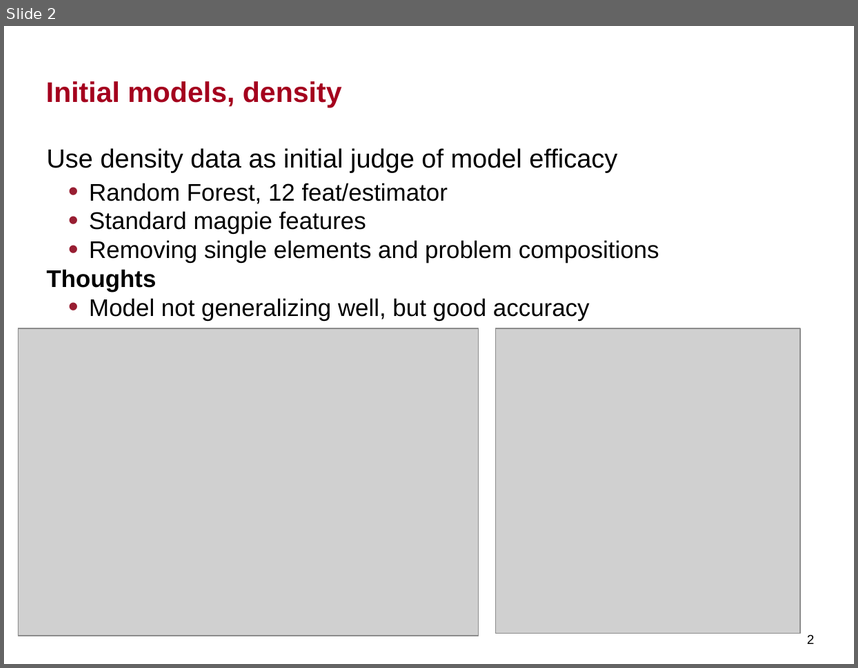
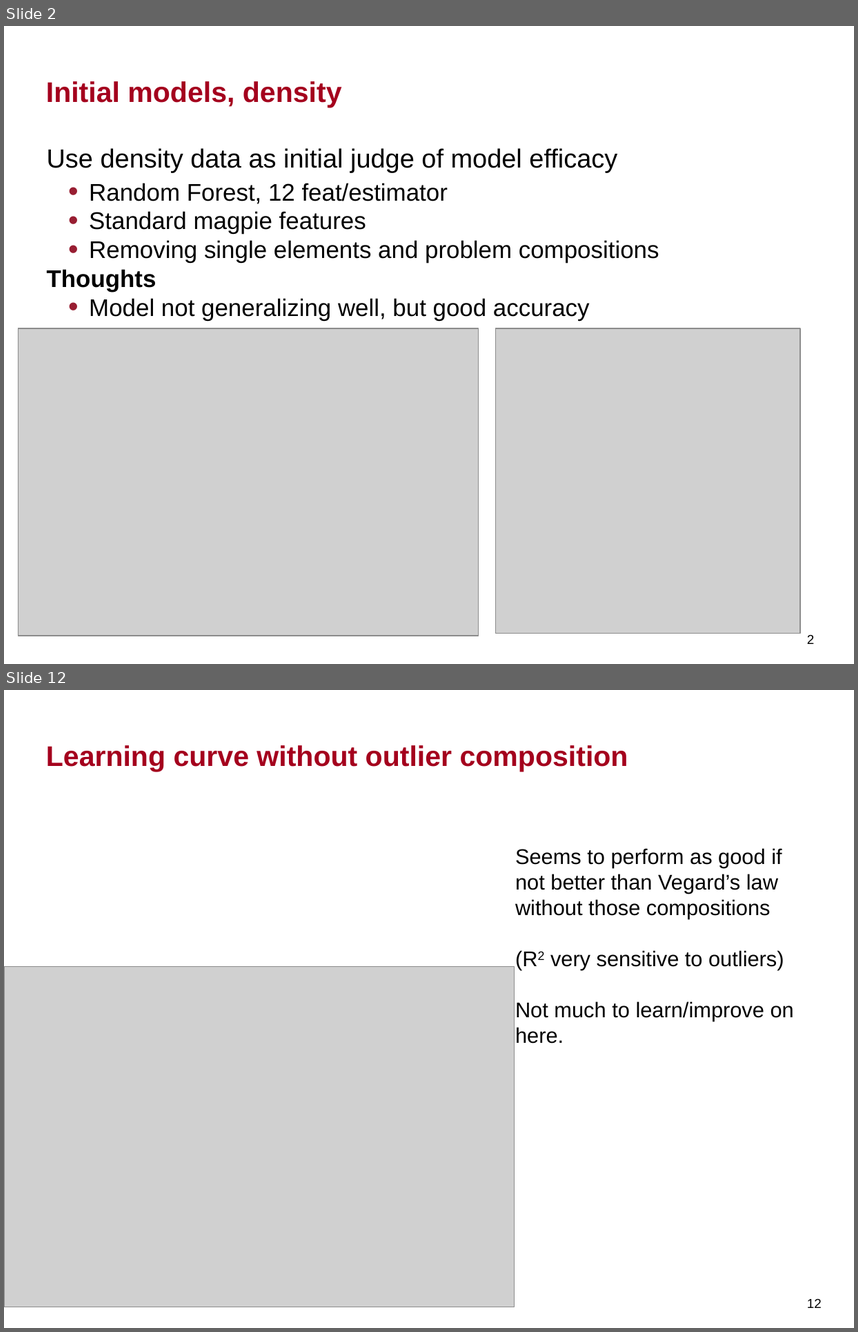
Before and after one commit to tangkong/MechPropModels, a slide deck: results/MechPropModels_summary.pptx. Shown one above the other, each under a label of ours: slide 2 before the commit, slides 2 and 12 after it; the slides between them are not shown. The pictures are 858x668 and 858x1332 pixels, drawn with LibreOffice and Linux fonts; fonts in the diff are those of the drawing; grey boxes stand for pictures; background and template pictures are left out. Boxes give left, top, right and bottom in pixels: in the first picture for what was removed or moved away, otherwise in the second. Text is boxed around its words. In the diff, an @@ line names an element or a change of style, - is before the commit and + after.

```diff
--- a/results/MechPropModels_summary.pptx
+++ b/results/MechPropModels_summary.pptx
@@ slide 12 added at box(4, 690, 854, 1328), background #FFFFFF @@
@@ title added at box(46, 745, 628, 771), 24 pt, text #A4001D, bold @@
+Learning curve without outlier composition
@@ text added at box(515, 848, 794, 1043), 18 pt, text #000000 @@
+Seems to perform as good if not better than Vegard’s law without those compositions
+(R2 very sensitive to outliers)
+Not much to learn/improve on here.
@@ picture added at box(4, 966, 514, 1306) @@
@@ page number added at box(807, 1299, 822, 1308), 11 pt, text #000000 @@
+12
```
Also in this commit, not shown: 5 slides changed, 14 other slides added, 40 other files.
